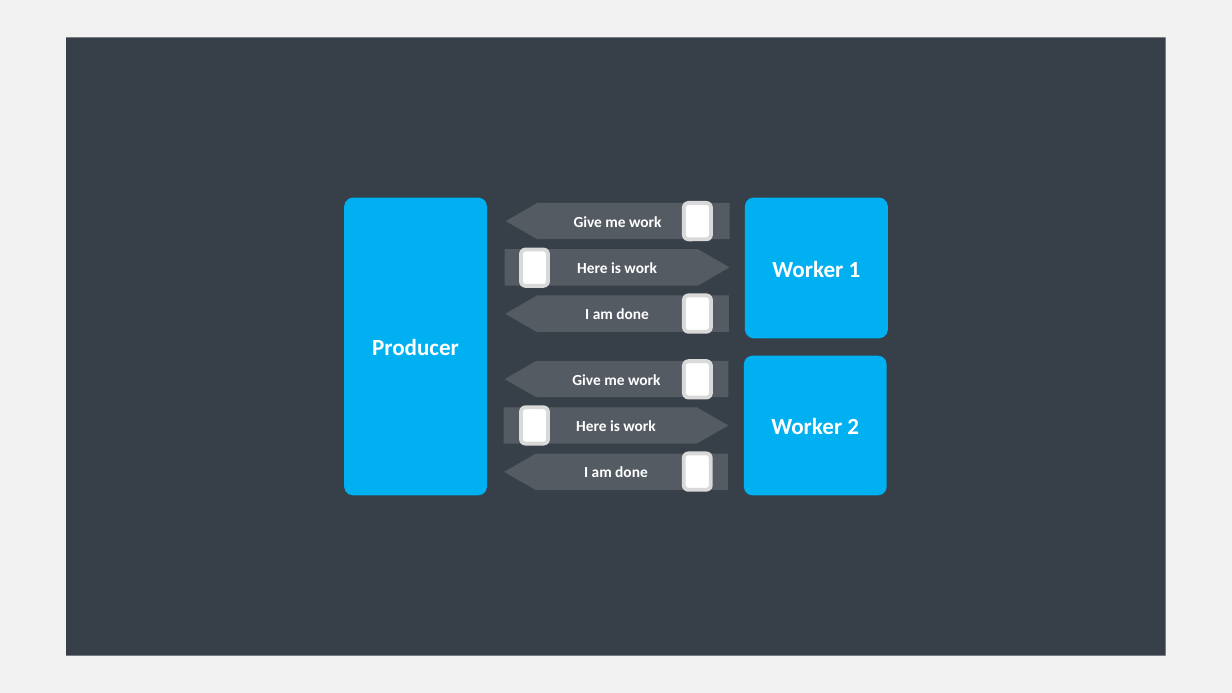
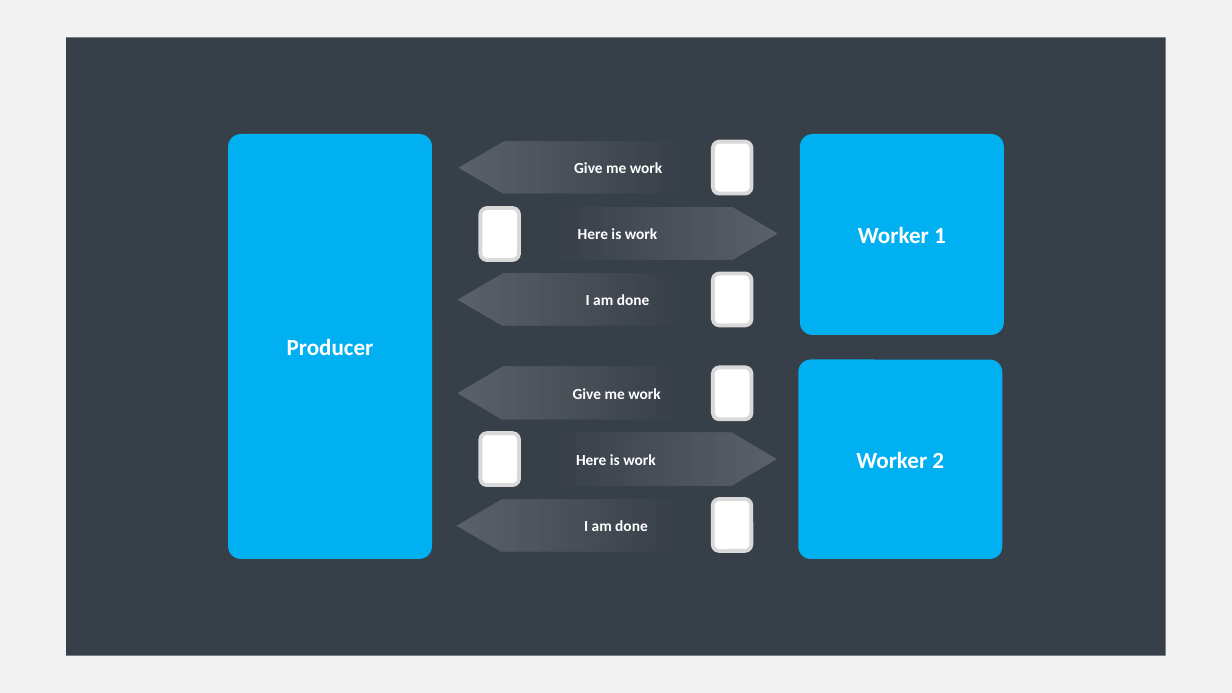
Before and after one commit to asynkron/website, a slide deck: slide 36 of media/logo.pptx. Drawn at 1232x693 pixels with LibreOffice and Linux fonts; fonts in the diff are those of the drawing. Boxes give left, top, right and bottom in pixels: in the first picture for what was removed or moved away, otherwise in the second. Text is boxed around its words. In the diff, an @@ line names an element or a change of style, - is before the commit and + after.

```diff
--- a/media/logo.pptx
+++ b/media/logo.pptx
@@ rounded rectangle "Producer": place and size @@
-rounded rectangle "Producer" at bbox=[344, 198, 487, 495]
+rounded rectangle "Producer" at bbox=[228, 134, 433, 559]
@@ fill #FFFFFF at 15% opacity to gradient #FFFFFF in 6 elements at bbox=[457, 367, 777, 419], bbox=[458, 274, 778, 325], bbox=[456, 433, 776, 485], bbox=[457, 208, 778, 260], bbox=[457, 499, 776, 551], bbox=[458, 141, 778, 193] @@
@@ freeform shape "Give me work": place and size @@
-freeform shape "Give me work" at bbox=[506, 202, 729, 239]
+freeform shape "Give me work" at bbox=[458, 141, 778, 193]
@@ rounded rectangle: place and size @@
-rounded rectangle at bbox=[684, 203, 711, 239]
+rounded rectangle at bbox=[714, 141, 752, 193]
@@ rounded rectangle "Worker 1": place and size @@
-rounded rectangle "Worker 1" at bbox=[745, 198, 888, 338]
+rounded rectangle "Worker 1" at bbox=[800, 134, 1005, 335]
@@ freeform shape "Here is work": place and size @@
-freeform shape "Here is work" at bbox=[505, 250, 729, 286]
+freeform shape "Here is work" at bbox=[457, 208, 778, 260]
@@ rounded rectangle: place and size @@
-rounded rectangle at bbox=[521, 250, 548, 286]
+rounded rectangle at bbox=[481, 208, 519, 260]
@@ freeform shape "I am done": place and size @@
-freeform shape "I am done" at bbox=[506, 296, 729, 333]
+freeform shape "I am done" at bbox=[458, 274, 778, 325]
@@ rounded rectangle: place and size @@
-rounded rectangle at bbox=[684, 296, 711, 332]
+rounded rectangle at bbox=[714, 274, 752, 325]
@@ freeform shape "Give me work": place and size @@
-freeform shape "Give me work" at bbox=[505, 360, 728, 397]
+freeform shape "Give me work" at bbox=[457, 367, 777, 419]
@@ rounded rectangle: place and size @@
-rounded rectangle at bbox=[684, 361, 711, 397]
+rounded rectangle at bbox=[714, 368, 752, 420]
@@ rounded rectangle "Worker 2": place and size @@
-rounded rectangle "Worker 2" at bbox=[744, 356, 887, 495]
+rounded rectangle "Worker 2" at bbox=[799, 360, 1003, 559]
@@ freeform shape "Here is work": place and size @@
-freeform shape "Here is work" at bbox=[504, 408, 728, 444]
+freeform shape "Here is work" at bbox=[456, 433, 776, 485]
@@ rounded rectangle: place and size @@
-rounded rectangle at bbox=[521, 408, 548, 444]
+rounded rectangle at bbox=[481, 433, 519, 485]
@@ freeform shape "I am done": place and size @@
-freeform shape "I am done" at bbox=[505, 454, 728, 491]
+freeform shape "I am done" at bbox=[457, 499, 776, 551]
@@ rounded rectangle: place and size @@
-rounded rectangle at bbox=[684, 454, 711, 490]
+rounded rectangle at bbox=[713, 499, 751, 551]
```
Also in this commit, not shown: 1 other file.
